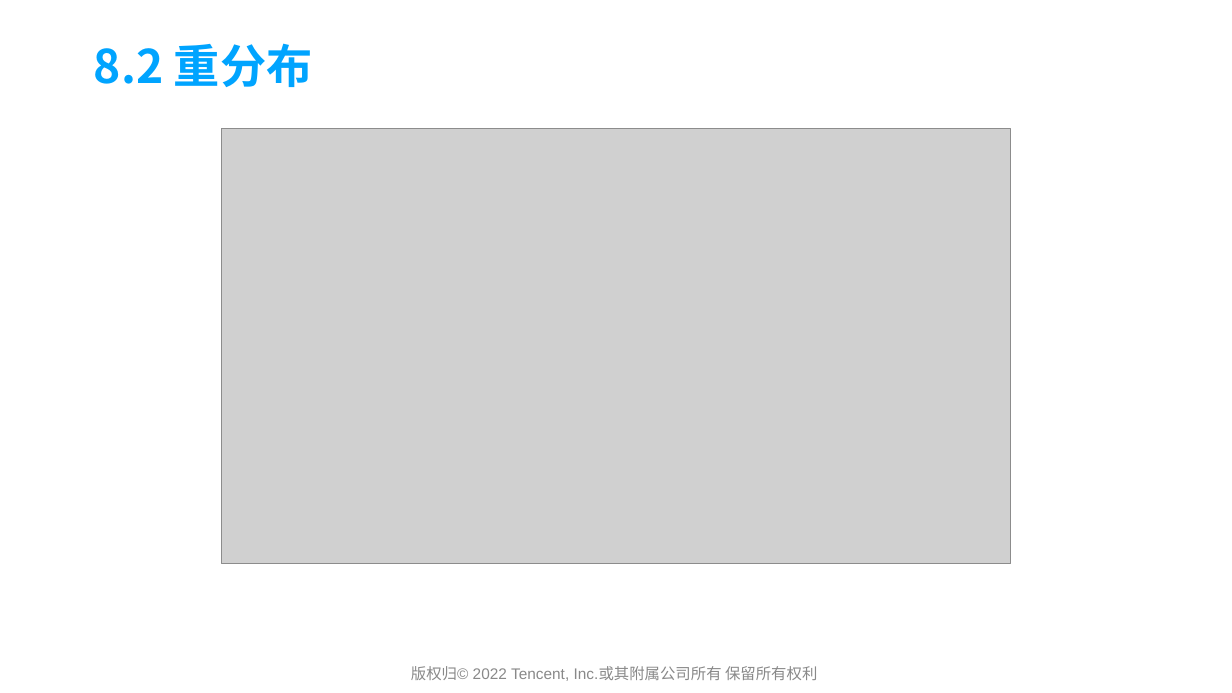
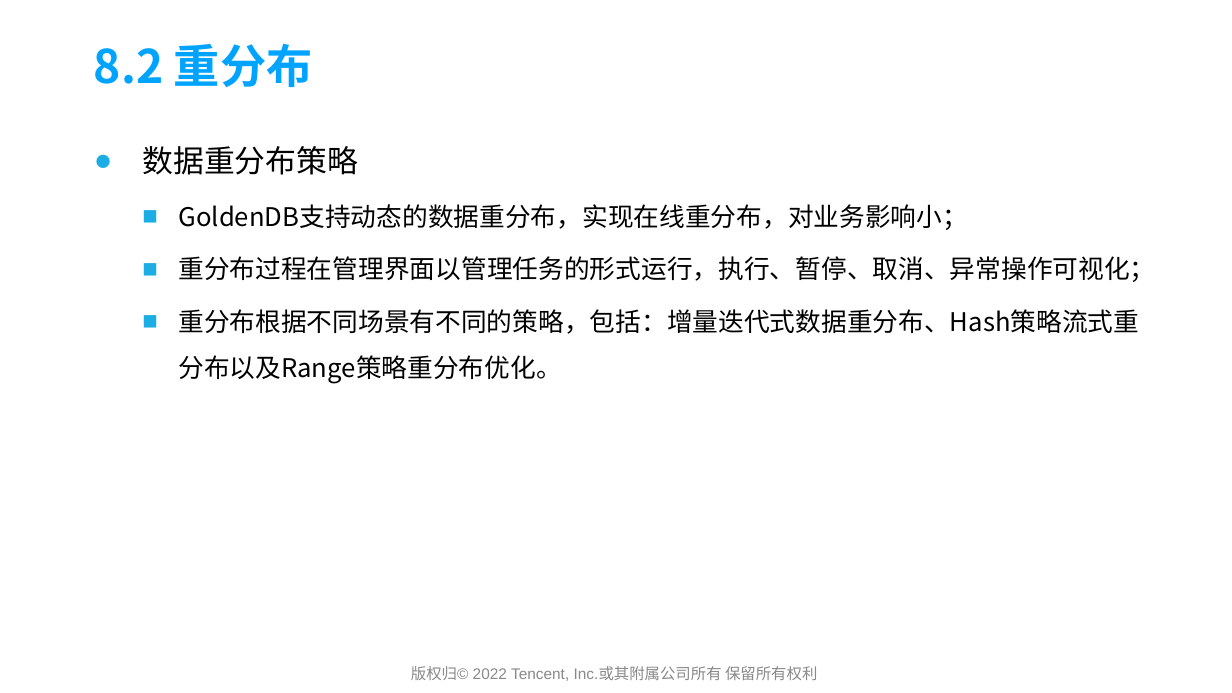
Before and after one commit to yedushusheng/mysql-learning, a slide deck: slide 52 of 28. OLTP/GoldenDB产品简介及架构解析.pptx (slide 47 before the commit). Drawn at 1232x693 pixels with LibreOffice and Linux fonts; fonts in the diff are those of the drawing; grey boxes stand for pictures; background and template pictures are left out. Boxes give left, top, right and bottom in pixels: in the first picture for what was removed or moved away, otherwise in the second. Text is boxed around its words. In the diff, an @@ line names an element or a change of style, - is before the commit and + after.

```diff
--- a/28. OLTP/GoldenDB产品简介及架构解析.pptx
+++ b/28. OLTP/GoldenDB产品简介及架构解析.pptx
@@ text added at box(142, 146, 1155, 384), 20 pt, text #000000 @@
+● 数据重分布策略
+  ■ GoldenDB支持动态的数据重分布，实现在线重分布，对业务影响小；
+  ■ 重分布过程在管理界面以管理任务的形式运行，执行、暂停、取消、异常操作可视化；
+  ■ 重分布根据不同场景有不同的策略，包括：增量迭代式数据重分布、Hash策略流式重分布以及Range策略重分布优化。
@@ picture removed at box(222, 129, 1011, 565) @@
```
Also in this commit, not shown: 9 other slides changed, 8 slides added.
